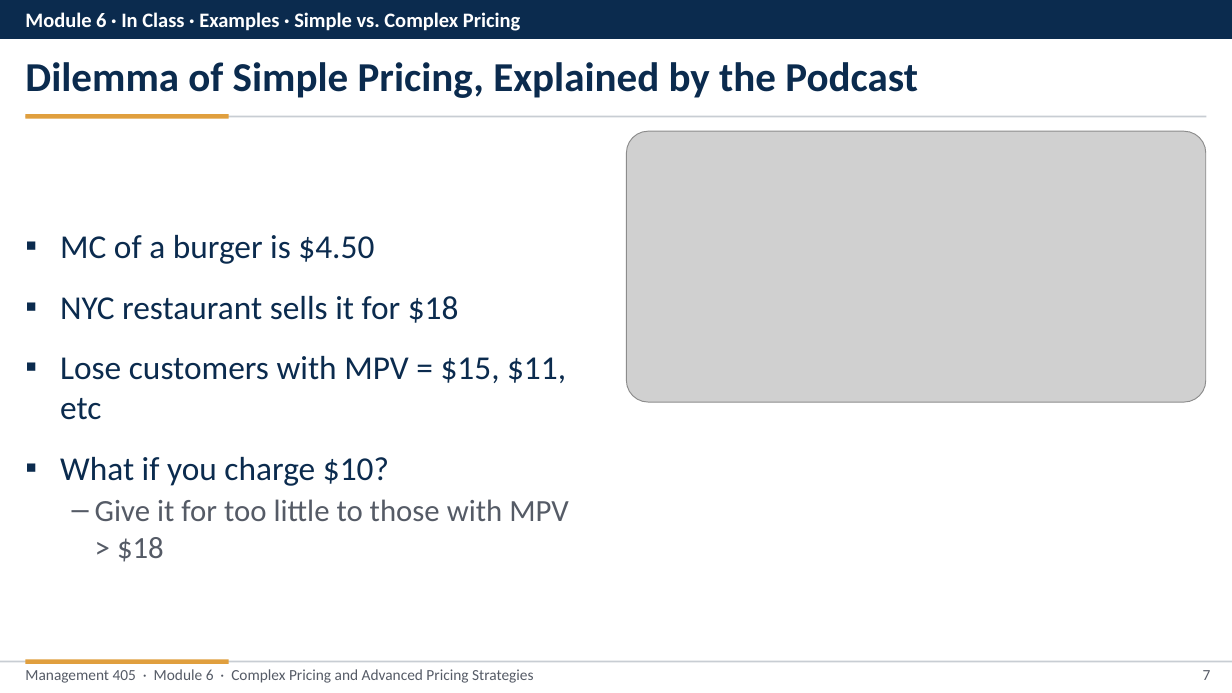
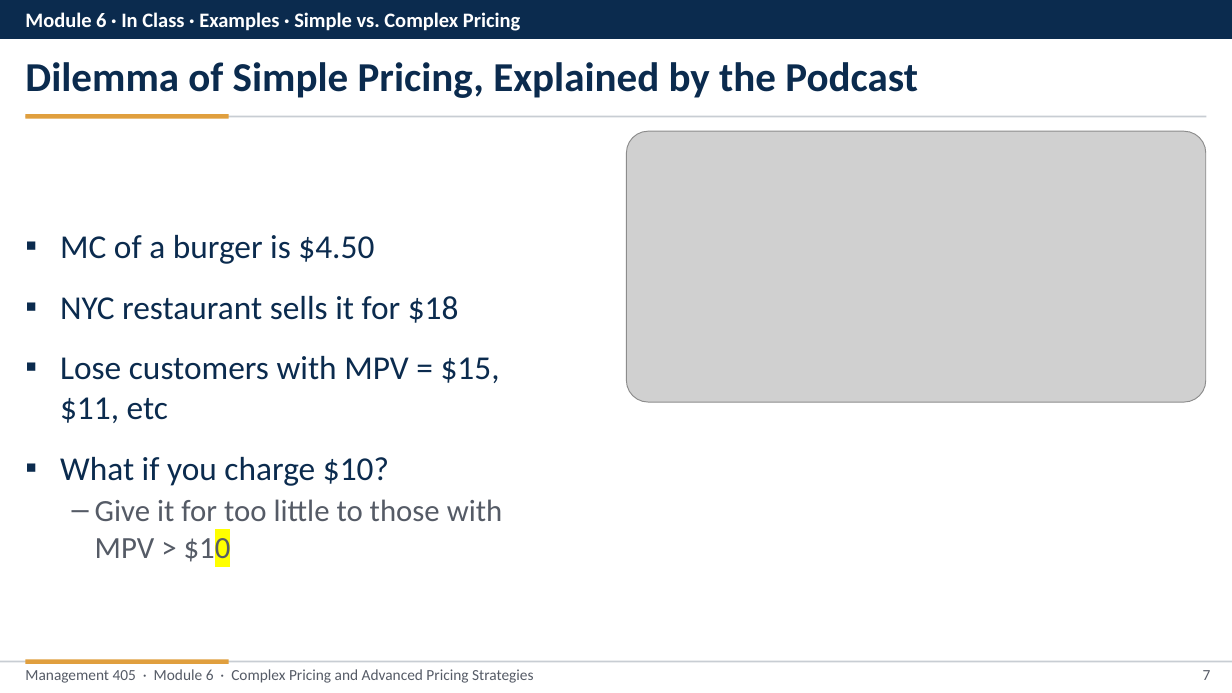
Before and after one commit to nvoigtla/MGMT-405-FEMBA, a slide deck: slide 7 of inclass/Module-6-In-Class-FEMBA-Slides.pptx. Drawn at 1232x693 pixels with LibreOffice and Linux fonts; fonts in the diff are those of the drawing; grey boxes stand for pictures. Boxes give left, top, right and bottom in pixels: in the first picture for what was removed or moved away, otherwise in the second. Text is boxed around its words. In the diff, an @@ line names an element or a change of style, - is before the commit and + after.

```diff
--- a/inclass/Module-6-In-Class-FEMBA-Slides.pptx
+++ b/inclass/Module-6-In-Class-FEMBA-Slides.pptx
@@ text at box(95, 499, 503, 566): text changed @@
-  – Give it for too little to those with MPV > $18
+  – Give it for too little to those with MPV > $10
```
Also in this commit, not shown: 5 other slides changed, 41 other files.
